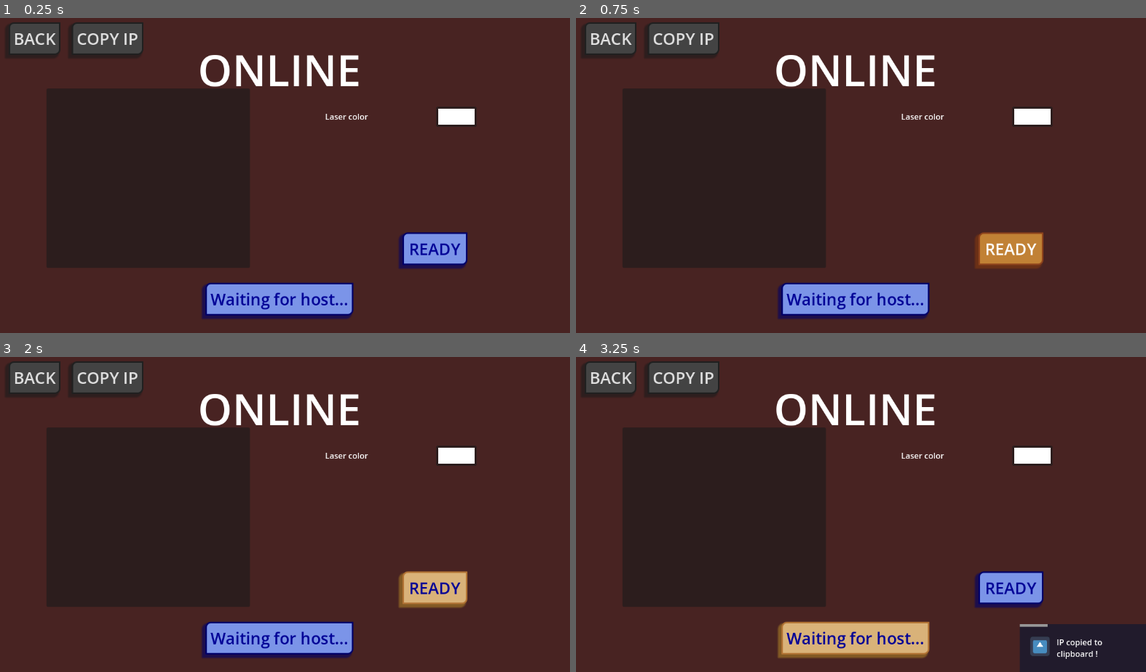
Above: before the commit, frames 1-4 (two rows, left to right).
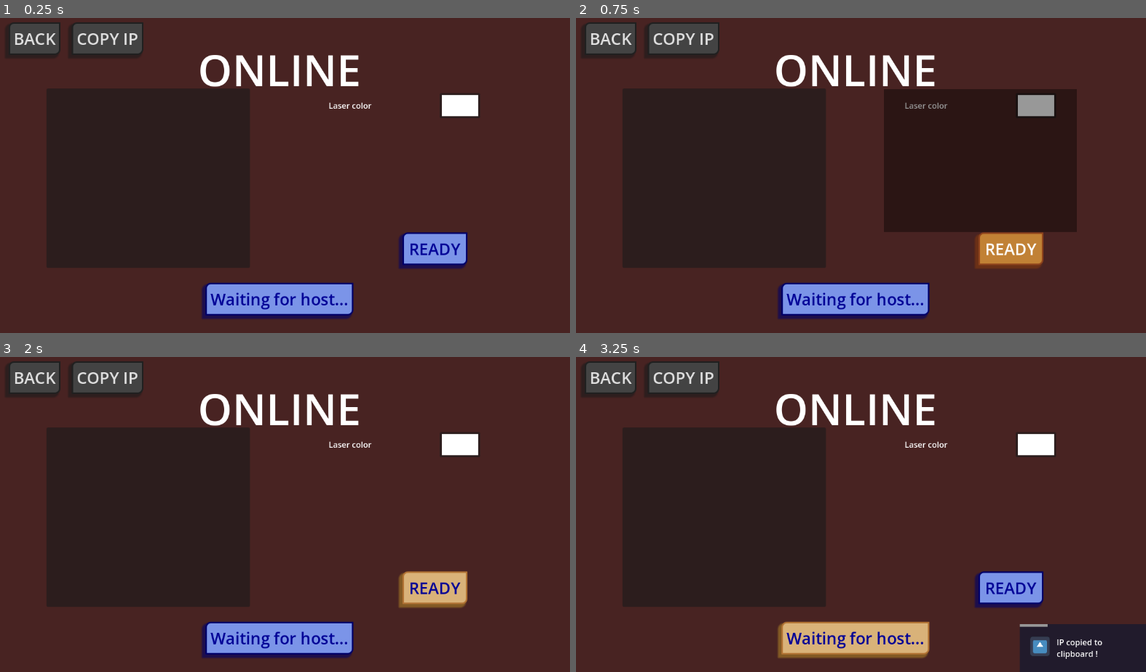
Above: after the commit, the same moments.

Repository: sillyLao/Benjamin
Game: Godot game, scene res://scenes/Menu/online_lobby_menu.tscn
Two runs of this game, one before a commit and one after it. Both use one fixed random seed, a clock stepped at 60 frames per second and the inputs below. This scene is started directly instead of the project's main scene. The engine's default icon, where the game draws it, is replaced by a stand-in: a white triangle on a blue panel in a dark square.
Inputs:
- Up to frame 1 (0.25 s): no input
- Up to frame 2 (0.75 s): click "READY" at 0.5 s
- Up to frame 3 (2 s): click "READY" at 1.25 s
- Up to frame 4 (3.25 s): click "COPY IP" at 2 s; click "Waiting for host..." at 2.75 s

The runs differ from the first frame. In frame 1, 0.8% of the frame differs, in the area x 57-85%, y 23-35%; in frame 2, 15%, in the area x 54-88%, y 22-68%; in frame 3, 0.8%; in frame 4, 0.8%.
Error before the commit: Out of bounds get index '1' (on base: 'Dictionary') (res://scripts/online_lobby_menu.gd:102)
Error after the commit: Out of bounds get index '1' (on base: 'Dictionary') (res://scripts/online_lobby_menu.gd:103)

Commit message:
crushed too big, block lobby options, hit indicator

Diff:
--- a/scenes/Entities/character.tscn
+++ b/scenes/Entities/character.tscn
@@ -69,7 +69,7 @@
 one_shot = true
 
 [node name="RegainAmmoTimer" type="Timer" parent="."]
-wait_time = 2.0
+wait_time = 0.6
 one_shot = true
 
 [node name="FeetBox" type="Area3D" parent="."]
--- a/scenes/Menu/online_lobby_menu.tscn
+++ b/scenes/Menu/online_lobby_menu.tscn
@@ -113,29 +113,56 @@
 theme = ExtResource("3_bfe55")
 text = "COPY IP"
 
-[node name="HBoxContainer" type="HBoxContainer" parent="."]
-custom_minimum_size = Vector2(300, 0)
-layout_mode = 0
-anchor_left = 0.5789931
-anchor_top = 0.30555555
-anchor_right = 0.8394097
-anchor_bottom = 0.36728394
-offset_right = -260.0
+[node name="Options" type="Control" parent="."]
+layout_mode = 1
+anchor_left = 0.5494792
+anchor_top = 0.25154322
+anchor_right = 0.8810764
+anchor_bottom = 0.6898148
+offset_top = -1.5258789e-05
+grow_horizontal = 2
+grow_vertical = 2
 metadata/_edit_use_anchors_ = true
 
-[node name="Label" type="Label" parent="HBoxContainer"]
+[node name="HBoxContainer" type="HBoxContainer" parent="Options"]
+custom_minimum_size = Vector2(300, 0)
+layout_mode = 1
+anchors_preset = 5
+anchor_left = 0.5
+anchor_right = 0.5
+offset_left = -150.0
+offset_top = 8.0
+offset_right = 150.0
+offset_bottom = 58.0
+grow_horizontal = 2
+
+[node name="Label" type="Label" parent="Options/HBoxContainer"]
 layout_mode = 2
 text = "Laser color"
 
-[node name="VSeparator" type="VSeparator" parent="HBoxContainer"]
+[node name="VSeparator" type="VSeparator" parent="Options/HBoxContainer"]
 layout_mode = 2
 size_flags_horizontal = 3
 theme_override_styles/separator = SubResource("StyleBoxEmpty_046sn")
 
-[node name="ColorPickerButton" type="ColorPickerButton" parent="HBoxContainer"]
-custom_minimum_size = Vector2(80, 0)
+[node name="ColorPickerButton" type="ColorPickerButton" parent="Options/HBoxContainer"]
+custom_minimum_size = Vector2(80, 50)
 layout_mode = 2
 color = Color(1, 1, 1, 1)
+
+[node name="BlockOptions" type="ColorRect" parent="Options"]
+layout_mode = 1
+anchors_preset = 15
+anchor_right = 1.0
+anchor_bottom = 1.0
+grow_horizontal = 2
+grow_vertical = 2
+color = Color(0, 0, 0, 0.40300003)
+
+[node name="MarginContainer" type="MarginContainer" parent="."]
+layout_mode = 0
+offset_right = 300.0
+offset_bottom = 50.0
 
 [connection signal="pressed" from="StartGame" to="." method="_on_start_game_pressed"]
 [connection signal="toggled" from="Ready" to="." method="_on_ready_toggled"]
--- a/scenes/UI/ui_overlay.tscn
+++ b/scenes/UI/ui_overlay.tscn
@@ -41,6 +41,67 @@
 font_names = PackedStringArray("ShangoGothic ☞")
 font_weight = 999
 
+[sub_resource type="Animation" id="Animation_g0uky"]
+resource_name = "crosshair_hit"
+length = 0.3
+tracks/0/type = "value"
+tracks/0/imported = false
+tracks/0/enabled = true
+tracks/0/path = NodePath("IG UI/Crosshair:self_modulate")
+tracks/0/interp = 1
+tracks/0/loop_wrap = true
+tracks/0/keys = {
+"times": PackedFloat32Array(0, 0.3),
+"transitions": PackedFloat32Array(1, 1),
+"update": 0,
+"values": [Color(1, 0, 0, 0.75000006), Color(1, 1, 1, 0.75000006)]
+}
+tracks/1/type = "value"
+tracks/1/imported = false
+tracks/1/enabled = true
+tracks/1/path = NodePath("IG UI/Crosshair:rotation")
+tracks/1/interp = 1
+tracks/1/loop_wrap = true
+tracks/1/keys = {
+"times": PackedFloat32Array(0, 0.3),
+"transitions": PackedFloat32Array(0.25, 1),
+"update": 0,
+"values": [0.0, 3.141592653589793]
+}
+
+[sub_resource type="Animation" id="Animation_jaqk0"]
+length = 0.001
+tracks/0/type = "value"
+tracks/0/imported = false
+tracks/0/enabled = true
+tracks/0/path = NodePath("IG UI/Crosshair:self_modulate")
+tracks/0/interp = 1
+tracks/0/loop_wrap = true
+tracks/0/keys = {
+"times": PackedFloat32Array(0),
+"transitions": PackedFloat32Array(1),
+"update": 0,
+"values": [Color(1, 1, 1, 0.65882355)]
+}
+tracks/1/type = "value"
+tracks/1/imported = false
+tracks/1/enabled = true
+tracks/1/path = NodePath("IG UI/Crosshair:rotation")
+tracks/1/interp = 1
+tracks/1/loop_wrap = true
+tracks/1/keys = {
+"times": PackedFloat32Array(0),
+"transitions": PackedFloat32Array(1),
+"update": 0,
+"values": [0.0]
+}
+
+[sub_resource type="AnimationLibrary" id="AnimationLibrary_gvqy2"]
+_data = {
+&"RESET": SubResource("Animation_jaqk0"),
+&"crosshair_hit": SubResource("Animation_g0uky")
+}
+
 [node name="UIOverlay" type="Control"]
 z_index = 2
 layout_mode = 3
@@ -74,6 +135,7 @@
 offset_bottom = 25.0
 grow_horizontal = 2
 grow_vertical = 2
+pivot_offset = Vector2(25, 25)
 texture = ExtResource("2_rtbcl")
 expand_mode = 1
 stretch_mode = 5
@@ -246,6 +308,11 @@
 grow_vertical = 0
 theme_override_constants/separation = 1
 
+[node name="AnimationPlayer" type="AnimationPlayer" parent="."]
+libraries = {
+&"": SubResource("AnimationLibrary_gvqy2")
+}
+
 [connection signal="pressed" from="PauseMenu/ColorRect/VBoxContainer/Resume" to="." method="_on_resume_pressed"]
 [connection signal="pressed" from="PauseMenu/ColorRect/VBoxContainer/Options" to="." method="_on_options_pressed"]
 [connection signal="pressed" from="PauseMenu/ColorRect/VBoxContainer/Quit" to="." method="_on_quit_pressed"]
--- a/scripts/character.gd
+++ b/scripts/character.gd
@@ -65,6 +65,8 @@
 				UIOverlay.scale_bar.self_modulate = Color(0.8, 0.0, 0.0).lerp(Color(1.0, 0.7, 0.0), (scale.x-0.3)*(1/0.3))
 			else:
 				UIOverlay.scale_bar.self_modulate = Color(0.8, 0.0, 0.0)
+			if is_on_ceiling() and is_on_floor():
+				crushed_too_big()
 
 func _input(event : InputEvent) -> void:
 	if is_multiplayer_authority() and not Global.paused and not is_dead:
@@ -83,6 +85,7 @@
 			var collider : Node = hitscan.collider
 			if collider.name == "PlayerArea": # Player hit
 				touched.rpc_id(int(collider.get_parent().name), int(name), int(collider.get_parent().name))
+				UIOverlay.animation_player.play("crosshair_hit")
 
 
 func get_camera_collision():
@@ -134,15 +137,21 @@
 			"text" : "Vous avez été rétréci.e par " + Global.players_dict[from]["pseudo"] + ".",
 			"timer" : 3
 		})
-		killed_someone.rpc_id(from, to)
+		killed_someone.rpc_id(from, to, "shrink")
 		disappear.rpc(to)
 		node.get_node("RespawnTimer").start()
 
 @rpc("any_peer", "call_remote", "reliable")
-func killed_someone(from: int):
+func killed_someone(from: int, method: String):
+	var text : String
+	match method:
+		"shrink":
+			text = "Vous avez rétréci " + Global.players_dict[from]["pseudo"] + " !!"
+		"crush":
+			text = "Vous avez écrasé " + Global.players_dict[from]["pseudo"] + " !!"
 	UIOverlay.spawn_notification({
 		"icon" : "res://icon.svg",
-		"text" : "Vous avez rétréci " + Global.players_dict[from]["pseudo"] + " !!",
+		"text" : text,
 		"timer" : 3
 	})
 
@@ -212,6 +221,16 @@
 		"text" : "Vous avez été écrasé.e par " + Global.players_dict[from]["pseudo"] + ".",
 		"timer" : 3
 	})
-	killed_someone.rpc_id(from, to)
+	killed_someone.rpc_id(from, to, "crush")
 	disappear.rpc(to)
 	player.get_node("RespawnTimer").start()
+
+func crushed_too_big():
+	is_dead = true
+	UIOverlay.spawn_notification({
+		"icon" : "res://icon.svg",
+		"text" : "Vous avez été écrasé.e sous le plafond....",
+		"timer" : 3
+	})
+	disappear.rpc(int(name))
+	get_node("RespawnTimer").start()
--- a/scripts/online_lobby_menu.gd
+++ b/scripts/online_lobby_menu.gd
@@ -3,6 +3,7 @@
 var back_pressed : bool = false
 
 func _ready():
+	$Options/BlockOptions.hide()
 	update_ready()
 	if Global.is_host: # Server
 		multiplayer.peer_connected.connect(_peer_connected)
@@ -103,7 +104,8 @@
 
 func _on_ready_toggled(toggled_on):
 	set_ready.rpc(multiplayer.get_unique_id(), toggled_on)
-	send_ready_infos.rpc(multiplayer.get_unique_id(), $HBoxContainer/ColorPickerButton.color)
+	send_ready_infos.rpc(multiplayer.get_unique_id(), $Options/HBoxContainer/ColorPickerButton.color)
+	$Options/BlockOptions.visible = toggled_on
 
 func update_ready():
 	var n := 0
@@ -119,7 +121,6 @@
 	else:
 		$StartGame.disabled = true
 		$StartGame.text = str(n)+"/"+str(len(Global.players_dict))+" ready"
-	print("["+str(multiplayer.get_unique_id())+"] " + str(Global.players_dict))
 
 @rpc("any_peer", "call_local", "reliable")
 func send_ready_infos(id:int, laser_color: Color):
--- a/scripts/ui_overlay.gd
+++ b/scripts/ui_overlay.gd
@@ -3,6 +3,7 @@
 @onready var ammos = $"IG UI/Ammos/Label"
 @onready var ammos_progress = $"IG UI/Ammos/ProgressBar"
 @onready var scale_bar = $"IG UI/ScaleBar/ProgressBar"
+@onready var animation_player = $AnimationPlayer
 
 var notification_scene : PackedScene = preload("res://scenes/UI/notification.tscn")
 
Binary file changed: assets/ui/cursor.png
Not shown, changed: export_presets.cfg
Not shown: 1 places in scenes/UI/ui_overlay.tscn that only renumber resources
